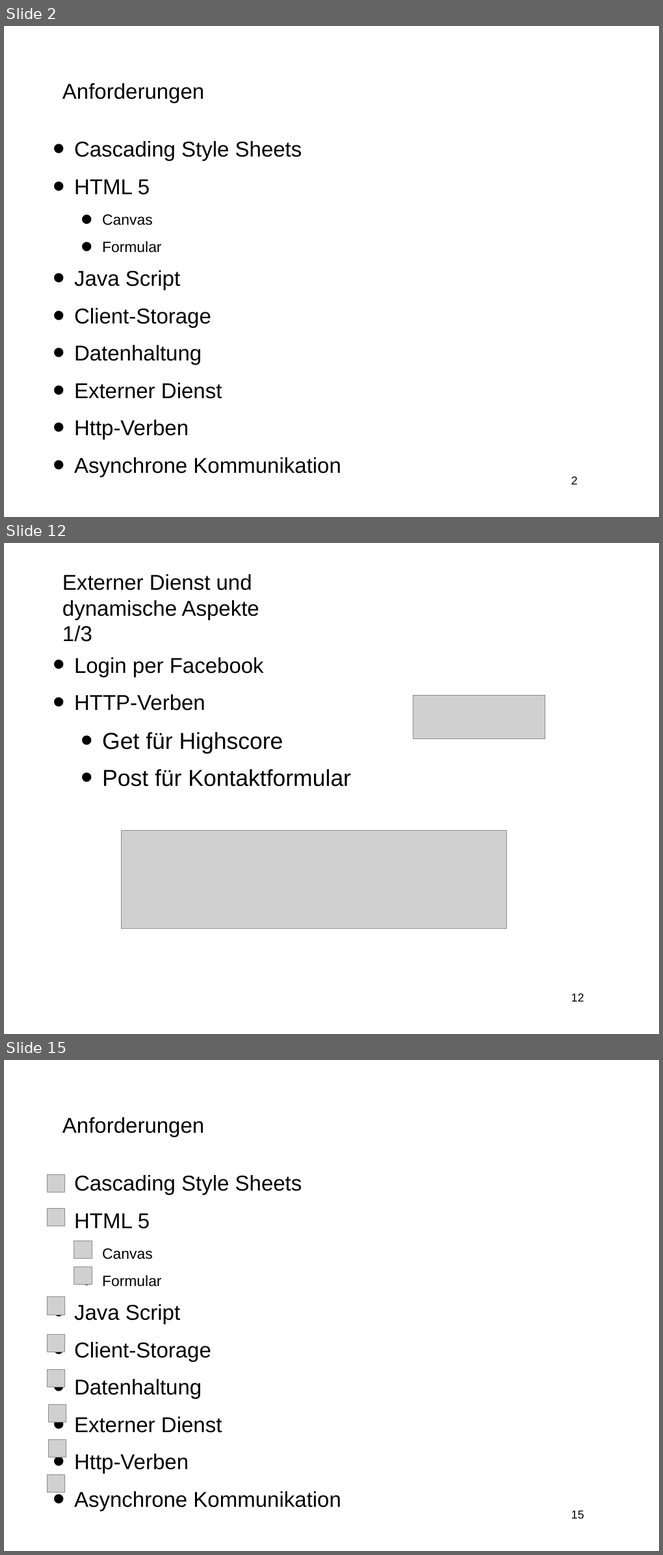
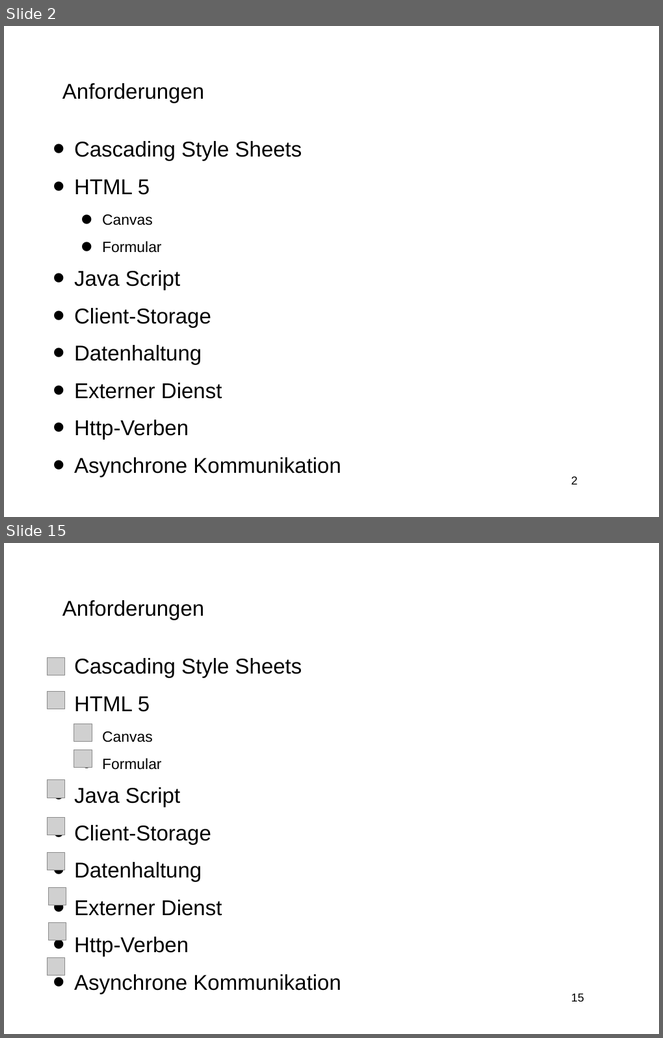
Before and after one commit to 4x4is18/Schiffeversenken, a slide deck: Präsentationen/Abschlusspräsentation/folien.odp. Shown one above the other, each under a label of ours: slides 2, 12 and 15 before the commit, slides 2 and 15 after it; the slides between them are not shown. The pictures are 663x1555 and 663x1038 pixels, drawn with LibreOffice and Linux fonts; fonts in the diff are those of the drawing; grey boxes stand for pictures; background and template pictures are left out. Boxes give left, top, right and bottom in pixels: in the first picture for what was removed or moved away, otherwise in the second. Text is boxed around its words. In the diff, an @@ line names an element or a change of style, - is before the commit and + after.

```diff
--- a/Präsentationen/Abschlusspräsentation/folien.odp
+++ b/Präsentationen/Abschlusspräsentation/folien.odp
@@ slide 12 removed at <box>4,543,659,1034</box>, background #FFFFFF; not listed: 1 template element that a slide beside it also shows @@
@@ title removed at <box>62,574,259,642</box> @@
-Externer Dienst und
-dynamische Aspekte 1/3
@@ text removed at <box>74,657,351,787</box> @@
-• Login per Facebook
-• HTTP-Verben
-  • Get für Highscore
-  • Post für Kontaktformular
@@ picture removed at <box>414,695,545,739</box> @@
@@ picture removed at <box>122,831,508,930</box> @@
```
Also in this commit, not shown: 12 slides changed, 2 slides added, 1 other slide removed, 1 other file.
